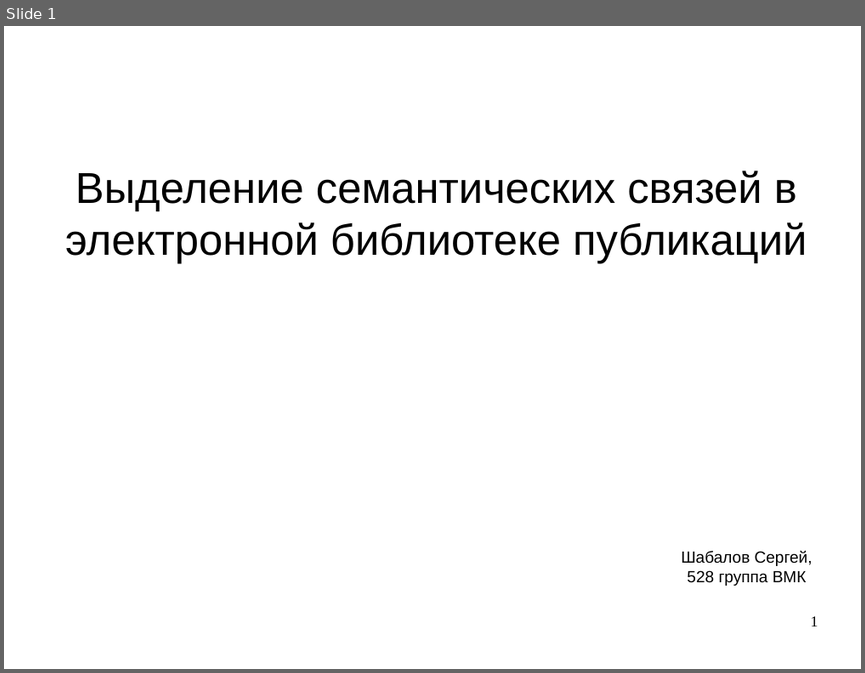
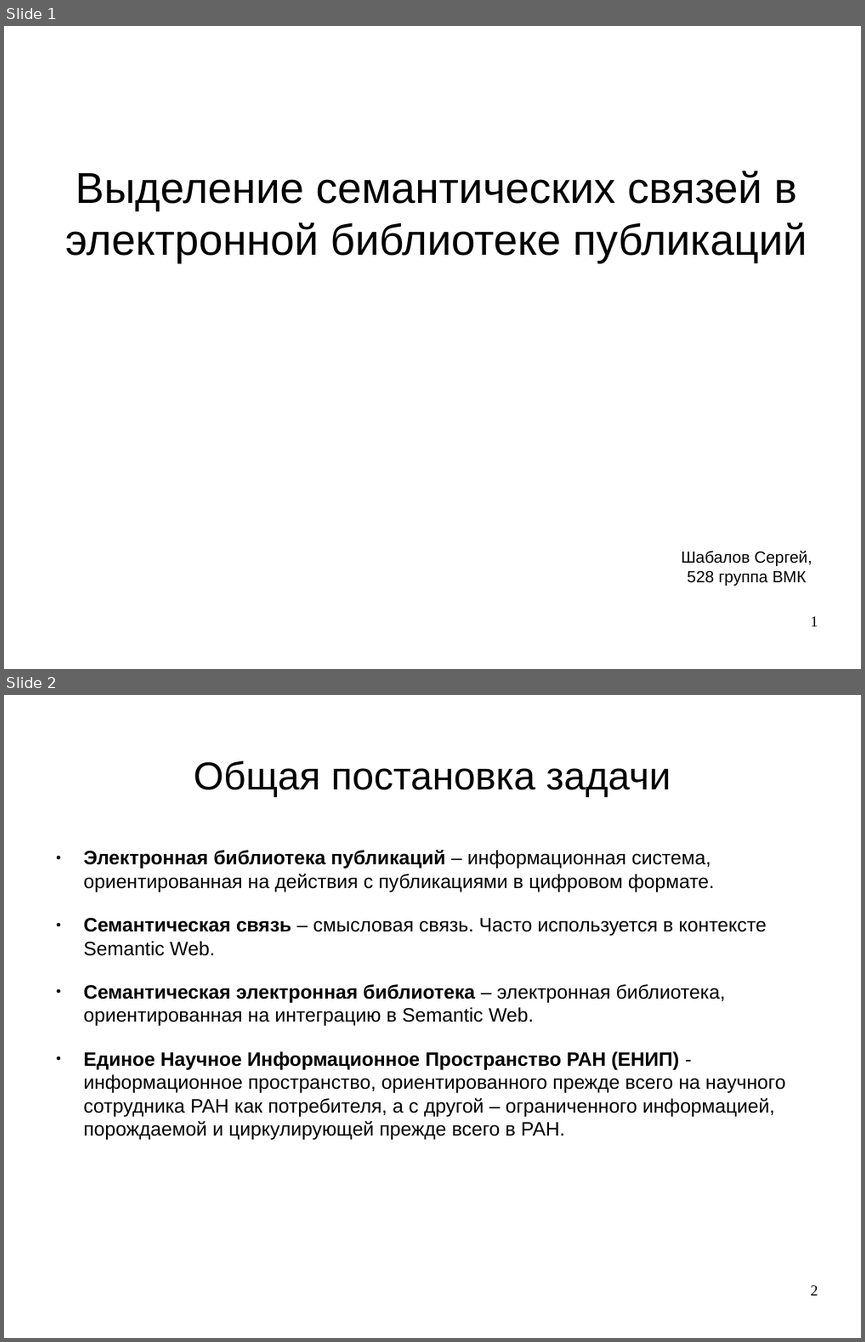
Before and after one commit to kfr2359/SemanticLinkExtraction, a slide deck: docs/final report.odp. Shown one above the other, each under a label of ours: slide 1 before the commit, slides 1 and 2 after it. The pictures are 865x673 and 865x1342 pixels, drawn with LibreOffice and Linux fonts; fonts in the diff are those of the drawing. Boxes give left, top, right and bottom in pixels: in the first picture for what was removed or moved away, otherwise in the second. Text is boxed around its words. In the diff, an @@ line names an element or a change of style, - is before the commit and + after.

```diff
--- a/docs/final report.odp
+++ b/docs/final report.odp
@@ slide 2 added at (4, 695, 861, 1338), background #FFFFFF @@
@@ title added at (194, 760, 671, 797), 36 pt, text #000000 @@
+Общая постановка задачи
@@ text added at (84, 850, 785, 1140), 18 pt, text #000000 @@
+● Электронная библиотека публикаций – информационная система, ориентированная на действия с публикациями в цифровом формате.
+● Семантическая связь – смысловая связь. Часто используется в контексте Semantic Web.
+● Семантическая электронная библиотека – электронная библиотека, ориентированная на интеграцию в Semantic Web.
+● Единое Научное Информационное Пространство РАН (ЕНИП) - информационное пространство, ориентированного прежде всего на научного сотрудника РАН как потребителя, а с другой – ограниченного информацией, порождаемой и циркулирующей прежде всего в РАН.
@@ page number added at (811, 1285, 818, 1295), 14 pt, text #000000 @@
+2
```
Also in this commit, not shown: 4 slides changed, 1 other slide added, 3 other files.
